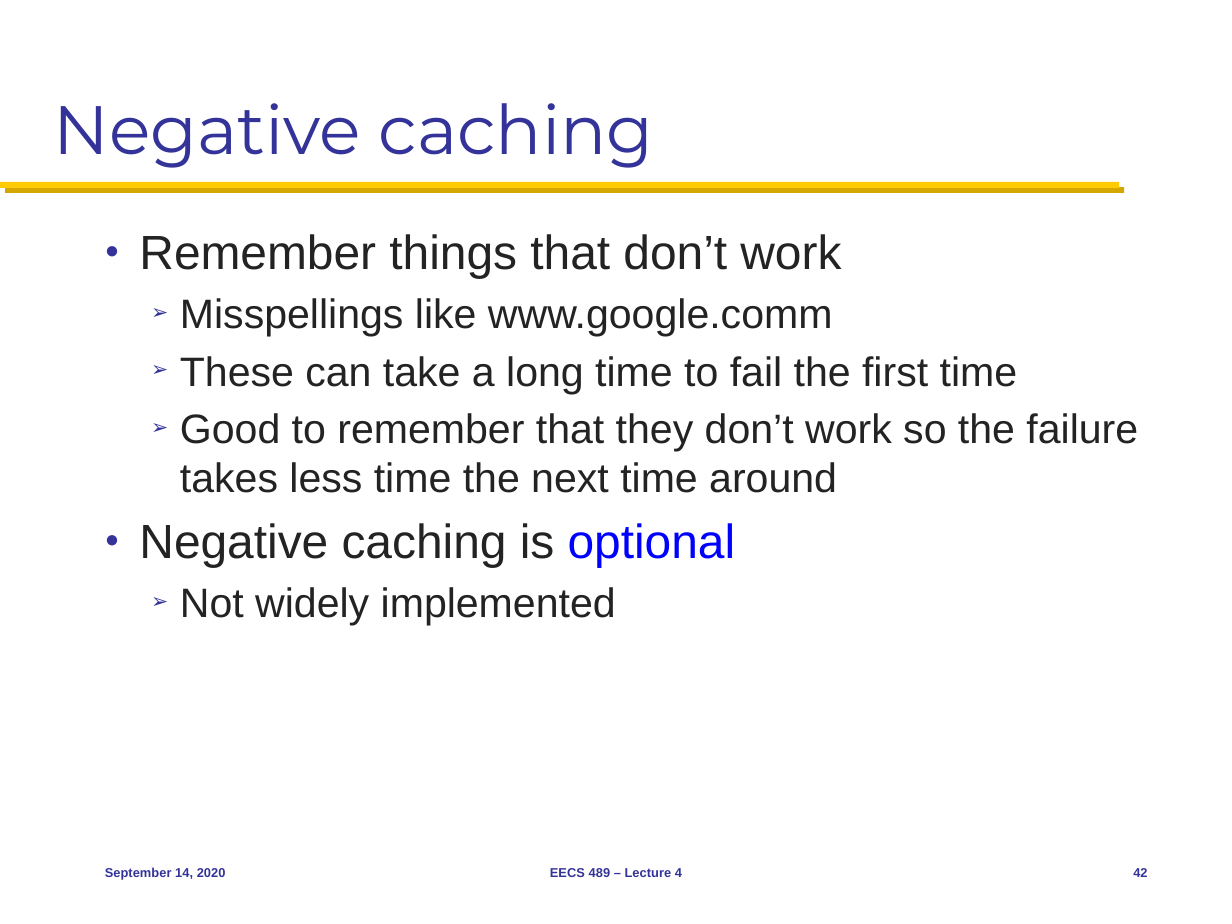
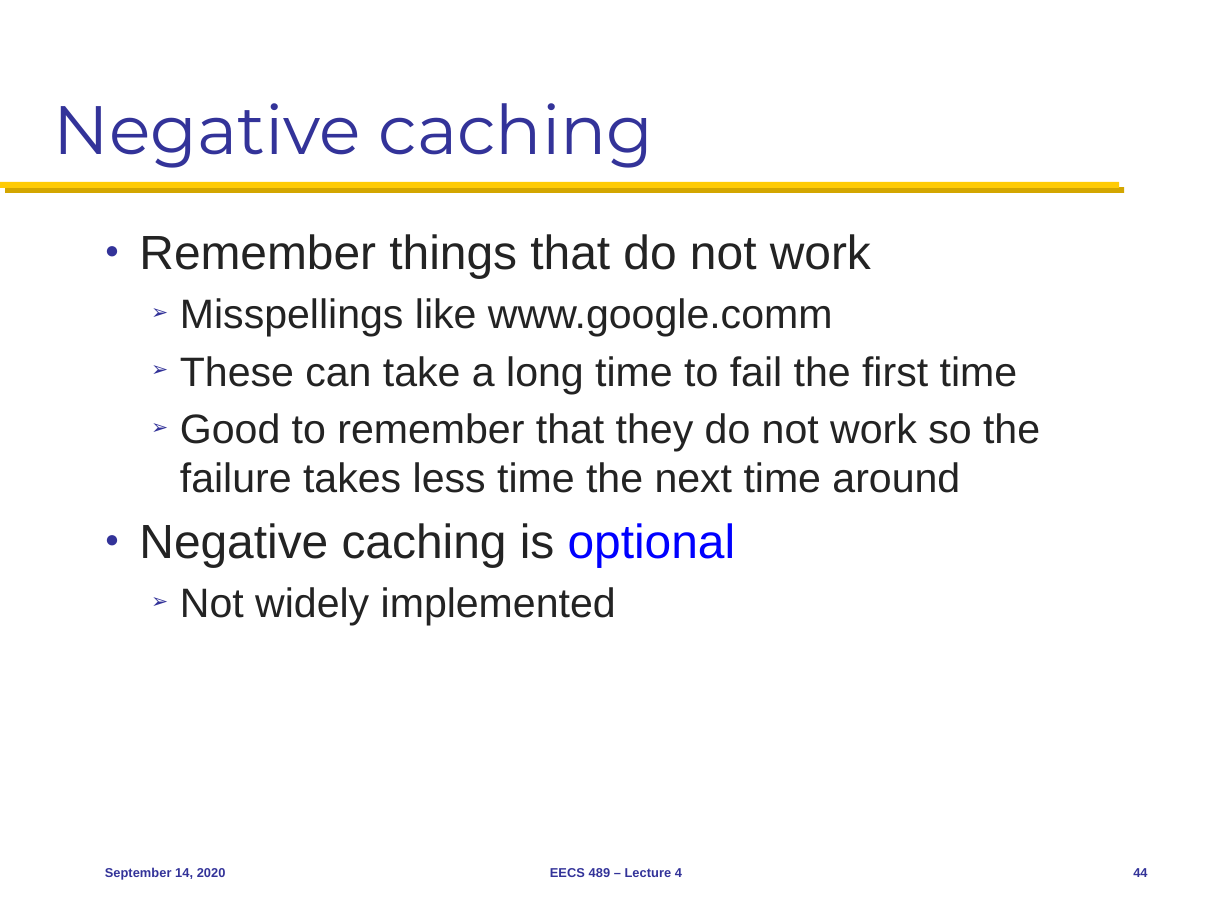
Before and after one commit to mosharaf/eecs489, a slide deck: slide 44 of Slides/091420.pptx (slide 42 before the commit). Drawn at 1232x924 pixels with LibreOffice and Linux fonts; fonts in the diff are those of the drawing. Boxes give left, top, right and bottom in pixels: in the first picture for what was removed or moved away, otherwise in the second. Text is boxed around its words. In the diff, an @@ line names an element or a change of style, - is before the commit and + after.

Commit message:
Updates to See 14 slides.

```diff
--- a/Slides/091420.pptx
+++ b/Slides/091420.pptx
@@ text at [139,234,871,278]: text changed @@
-● Remember things that don’t work
+● Remember things that do not work
@@ text at [180,413,1040,493]: text changed @@
-  ➢ Good to remember that they don’t work so the failure takes less time the next time around
+  ➢ Good to remember that they do not work so the failure takes less time the next time around
@@ page number at [1133,868,1147,877]: text changed @@
-42
+44
```
Also in this commit, not shown: 4 other slides changed, 2 slides added.
